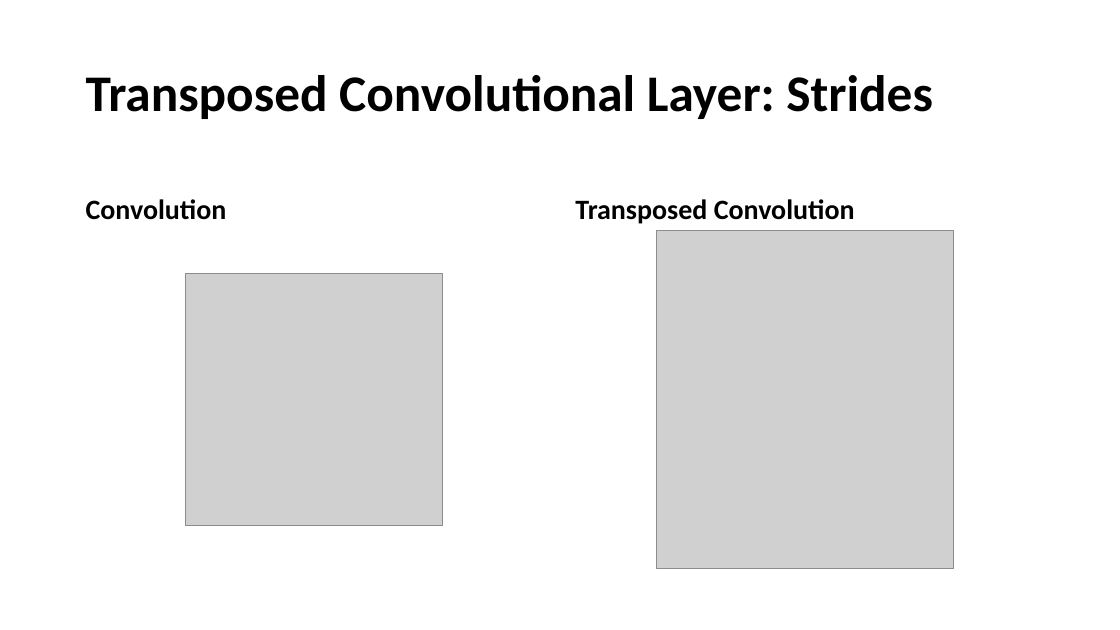
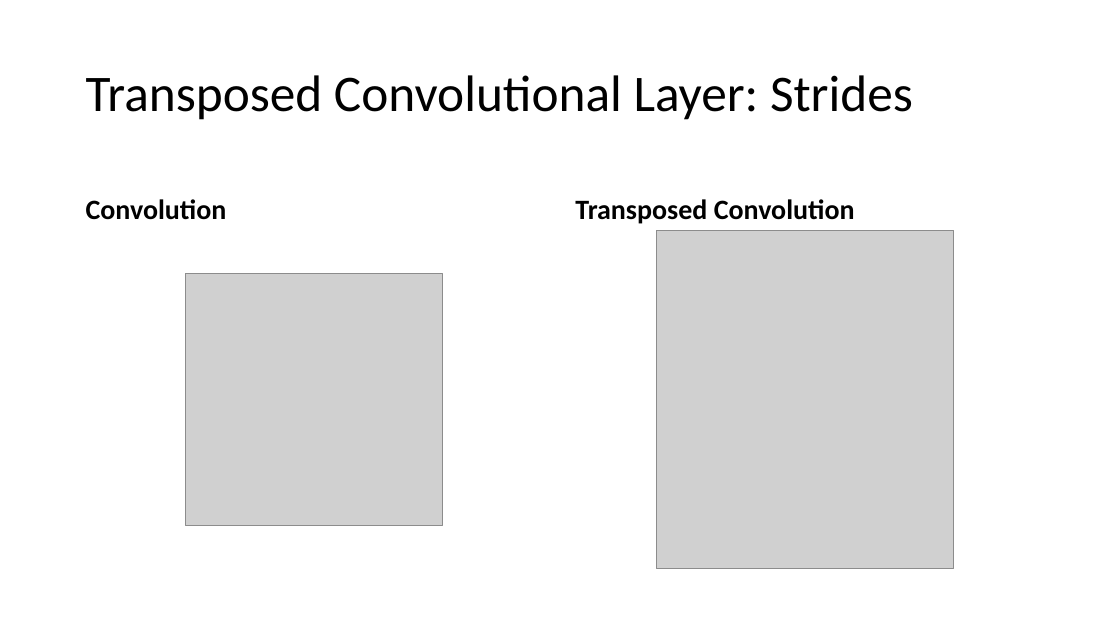
Before and after one commit to MICS-Lab/DeepLearningCourse, a slide deck: slide 4 of Slides_7.pptx. Drawn at 1120x630 pixels with LibreOffice and Linux fonts; fonts in the diff are those of the drawing; grey boxes stand for pictures. Boxes give left, top, right and bottom in pixels: in the first picture for what was removed or moved away, otherwise in the second. Text is boxed around its words. In the diff, an @@ line names an element or a change of style, - is before the commit and + after.

```diff
--- a/Slides_7.pptx
+++ b/Slides_7.pptx
@@ title "Transposed Convolutional Layer: Strides" at [86, 75, 913, 120]: bold off @@
```
Also in this commit, not shown: 2 other slides changed, 1 slide added.
